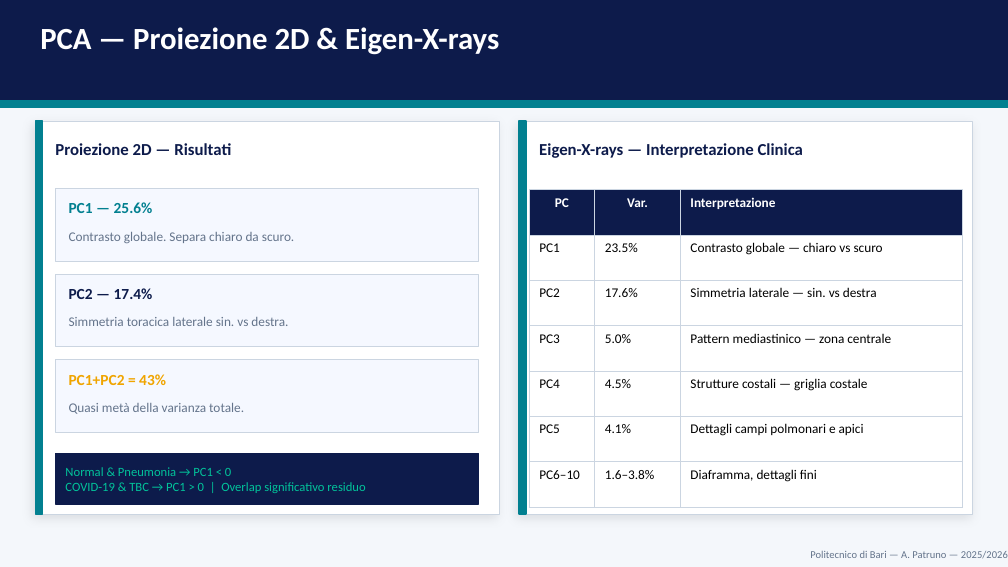
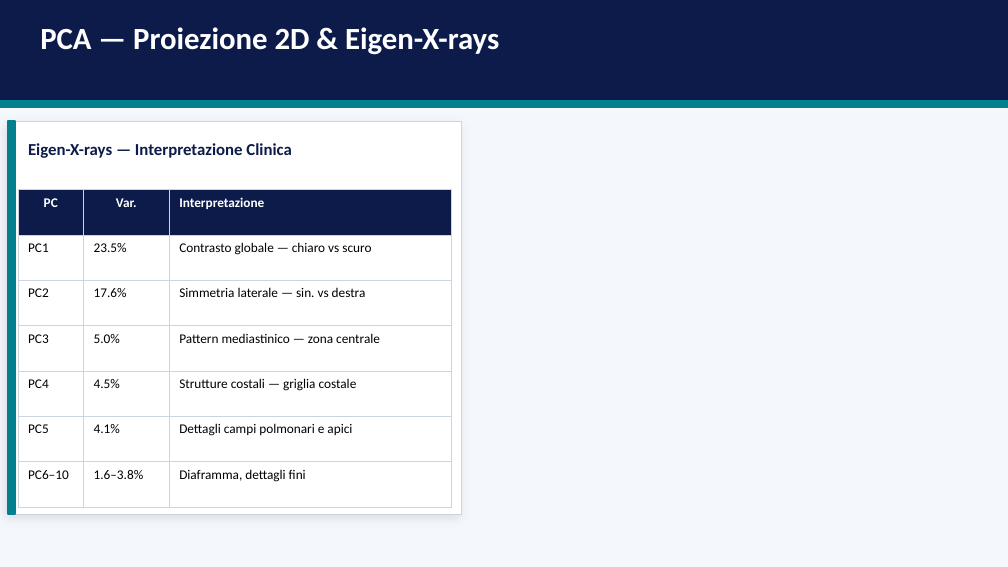
Before and after one commit to andreapatruno1/Image-Compression-and-Analysis, a slide deck: slide 13 of docs/SVD e PCA per l'analisi di immagini mediche.pptx. Drawn at 1008x567 pixels with LibreOffice and Linux fonts; fonts in the diff are those of the drawing. Boxes give left, top, right and bottom in pixels: in the first picture for what was removed or moved away, otherwise in the second. Text is boxed around its words. In the diff, an @@ line names an element or a change of style, - is before the commit and + after.

```diff
--- a/docs/SVD e PCA per l'analisi di immagini mediche.pptx
+++ b/docs/SVD e PCA per l'analisi di immagini mediche.pptx
@@ 2 rectangles, 1 text, 1 table: place and size @@
-2 rectangles, 1 text, 1 table at box(519, 121, 973, 514)
+2 rectangles, 1 text, 1 table at box(8, 121, 462, 514)
@@ rectangle removed at box(35, 121, 499, 514) @@
@@ rectangle removed at box(35, 121, 42, 514) @@
@@ text removed at box(55, 143, 231, 155) @@
-Proiezione 2D — Risultati
@@ rectangle removed at box(55, 188, 479, 261) @@
@@ text removed at box(69, 202, 153, 213) @@
-PC1 — 25.6%
@@ text removed at box(69, 232, 295, 243) @@
-Contrasto globale. Separa chiaro da scuro.
@@ rectangle removed at box(55, 274, 479, 347) @@
@@ text removed at box(69, 288, 153, 299) @@
-PC2 — 17.4%
@@ text removed at box(69, 317, 288, 326) @@
-Simmetria toracica laterale sin. vs destra.
@@ rectangle removed at box(55, 360, 479, 432) @@
@@ text removed at box(69, 374, 166, 385) @@
-PC1+PC2 = 43%
@@ text removed at box(69, 403, 244, 414) @@
-Quasi metà della varianza totale.
@@ rectangle removed at box(55, 454, 479, 504) @@
@@ text removed at box(65, 467, 365, 493) @@
-Normal & Pneumonia → PC1 < 0
-COVID-19 & TBC → PC1 > 0 | Overlap significativo residuo
@@ text removed at box(810, 551, 1008, 559) @@
-Politecnico di Bari — A. Patruno — 2025/2026
```
Also in this commit, not shown: 11 other slides changed, 1 slide added, 5 slides removed, 21 other files.
